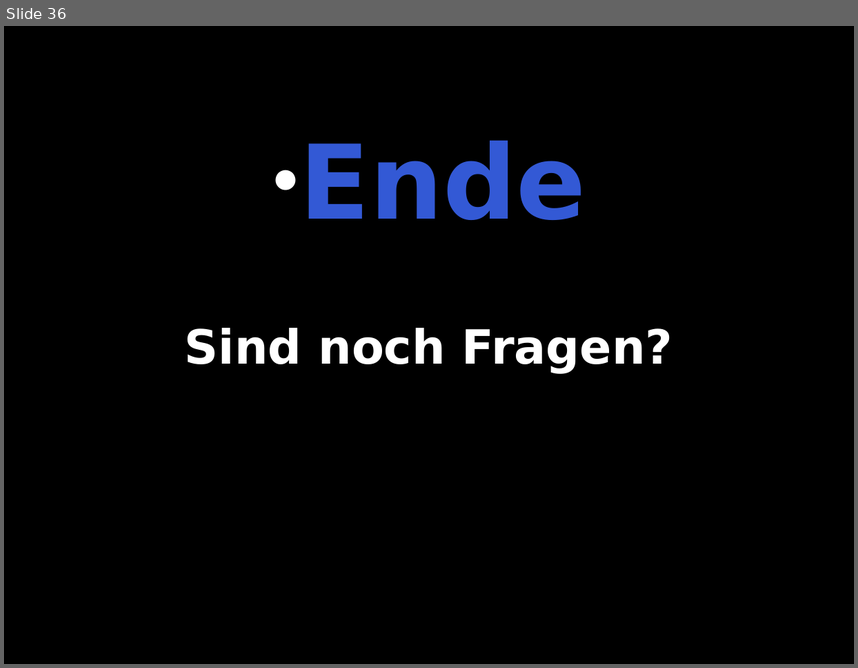
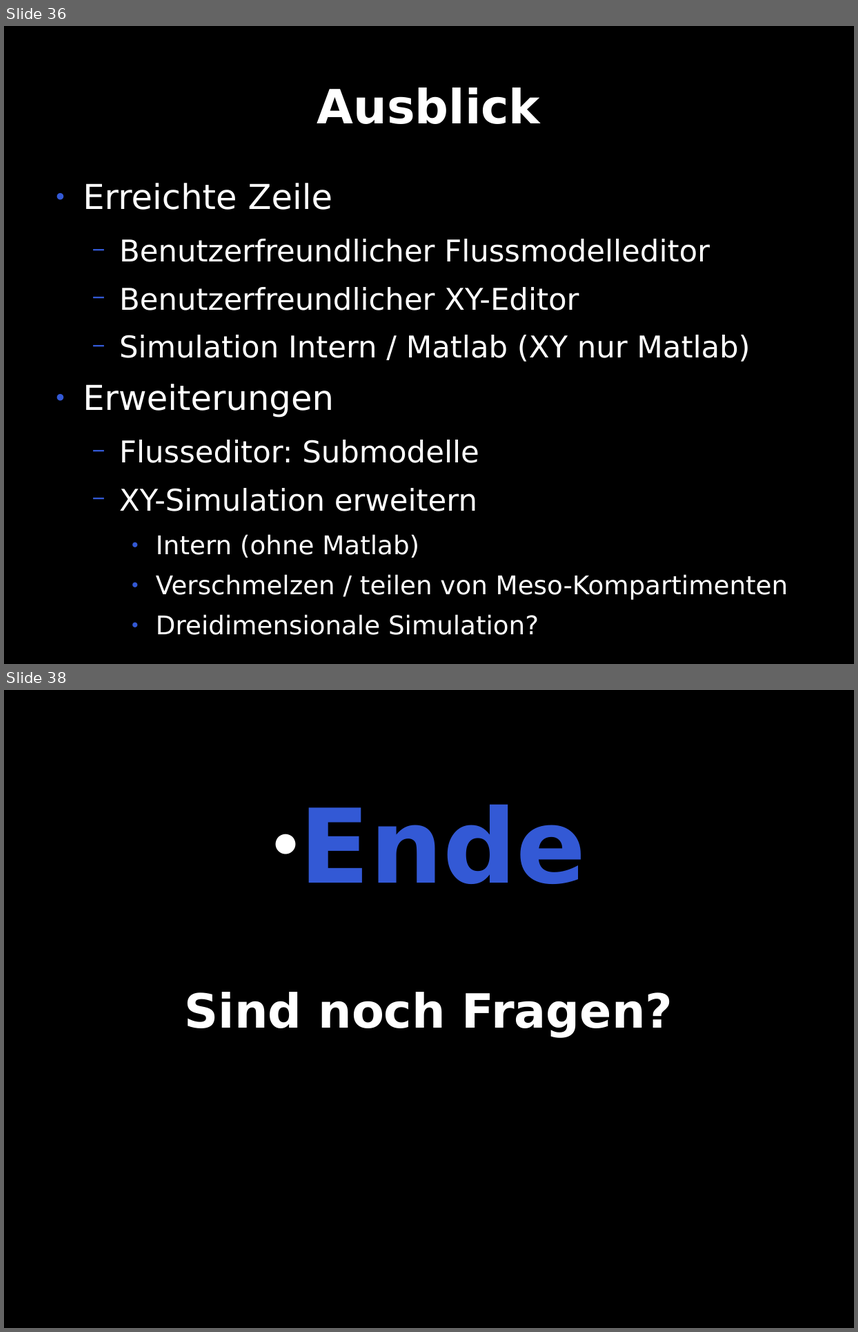
Before and after one commit to te-bachi/SimulationDoc, a slide deck: praesentation/Praesentation.odp. Shown one above the other, each under a label of ours: slide 36 before the commit, slides 36 and 38 after it; the slides between them are not shown. The pictures are 858x668 and 858x1332 pixels, drawn with LibreOffice and Linux fonts; fonts in the diff are those of the drawing. Boxes give left, top, right and bottom in pixels: in the first picture for what was removed or moved away, otherwise in the second. Text is boxed around its words. In the diff, an @@ line names an element or a change of style, - is before the commit and + after.

```diff
--- a/praesentation/Praesentation.odp
+++ b/praesentation/Praesentation.odp
@@ slide 36 added at (4,26,854,664), background #000000 @@
@@ title added at (317,87,540,124), 44 pt, text #FFFFFF, bold @@
+Ausblick
@@ text added at (83,183,788,635), 28 pt, text #FFFFFF @@
+● Erreichte Zeile
+  − Benutzerfreundlicher Flussmodelleditor
+  − Benutzerfreundlicher XY-Editor
+  − Simulation Intern / Matlab (XY nur Matlab)
+● Erweiterungen
+  − Flusseditor: Submodelle
+  − XY-Simulation erweitern
+    ● Intern (ohne Matlab)
+    ● Verschmelzen / teilen von Meso-Kompartimenten
+    ● Dreidimensionale Simulation?
@@ what was slide 36 is now slide 38 @@
```
Also in this commit, not shown: 2 slides changed, 1 other slide added.
